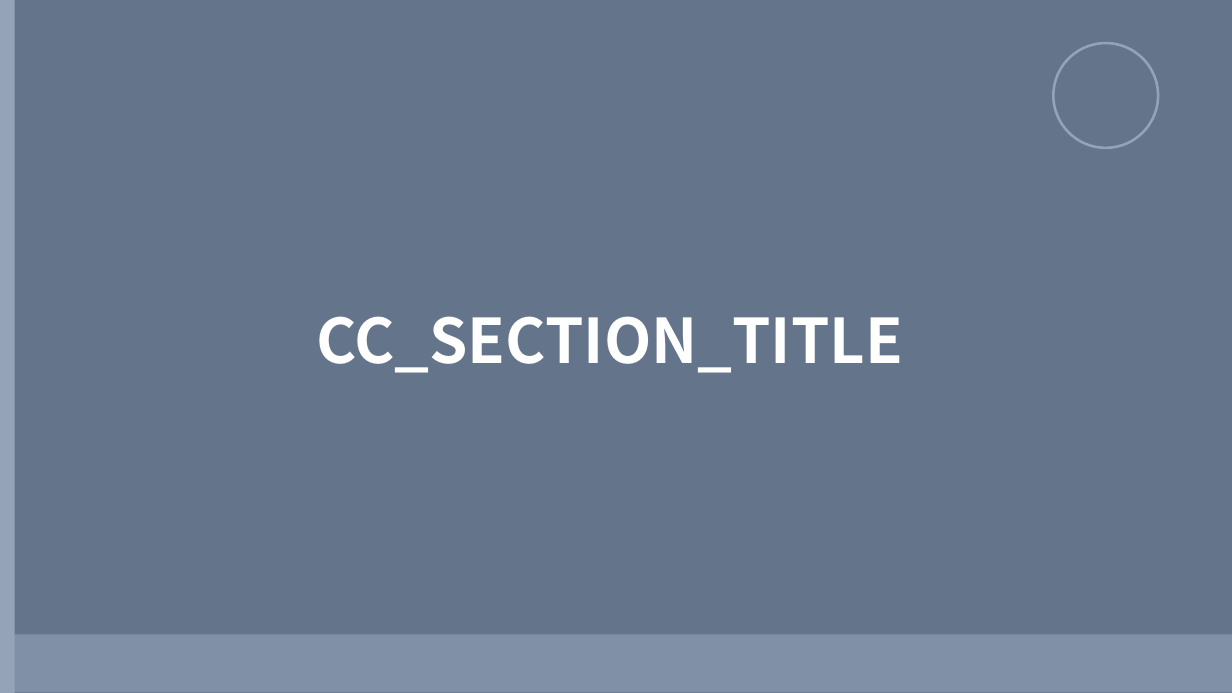
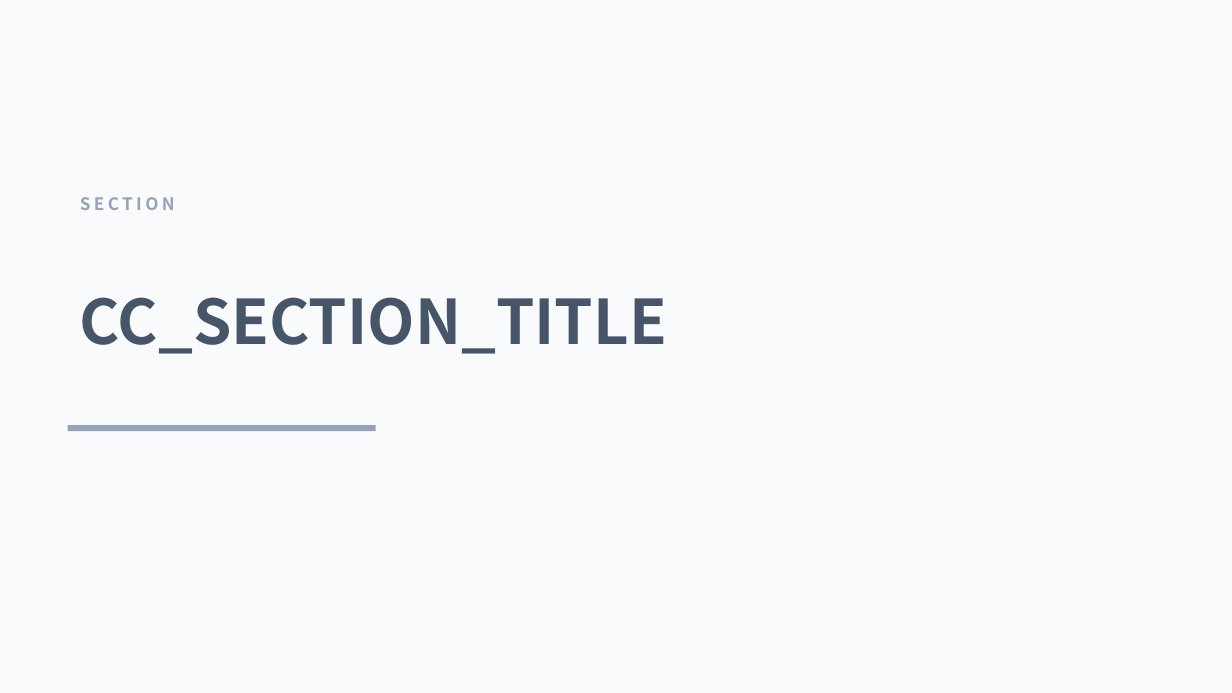
Before and after one commit to holyaugust/chartcraft, a slide deck: slide 13 of public/ppt-beautify/full/minimal-gray.pptx. Drawn at 1232x693 pixels with LibreOffice and Linux fonts; fonts in the diff are those of the drawing. Boxes give left, top, right and bottom in pixels: in the first picture for what was removed or moved away, otherwise in the second. Text is boxed around its words. In the diff, an @@ line names an element or a change of style, - is before the commit and + after.

```diff
--- a/public/ppt-beautify/full/minimal-gray.pptx
+++ b/public/ppt-beautify/full/minimal-gray.pptx
@@ background #64748B to #F8FAFC @@
@@ rectangle removed at [0, 0, 15, 692] @@
@@ ellipse removed at [1053, 43, 1158, 148] @@
@@ text added at [80, 197, 175, 210], 10 pt, text #94A3B8, bold @@
+SECTION
@@ text "CC_SECTION_TITLE": place and size @@
-text "CC_SECTION_TITLE" at [316, 316, 903, 373]
+text "CC_SECTION_TITLE" at [80, 297, 667, 354]
@@ text "CC_SECTION_TITLE" at [80, 297, 667, 354]: text colour #FFFFFF to #475569; alignment centre to left @@
@@ rectangle added at [68, 425, 376, 431], fill #94A3B8 @@
@@ rectangle removed at [0, 634, 1232, 692] @@
```
Also in this commit, not shown: 13 other slides changed, 52 other files.
